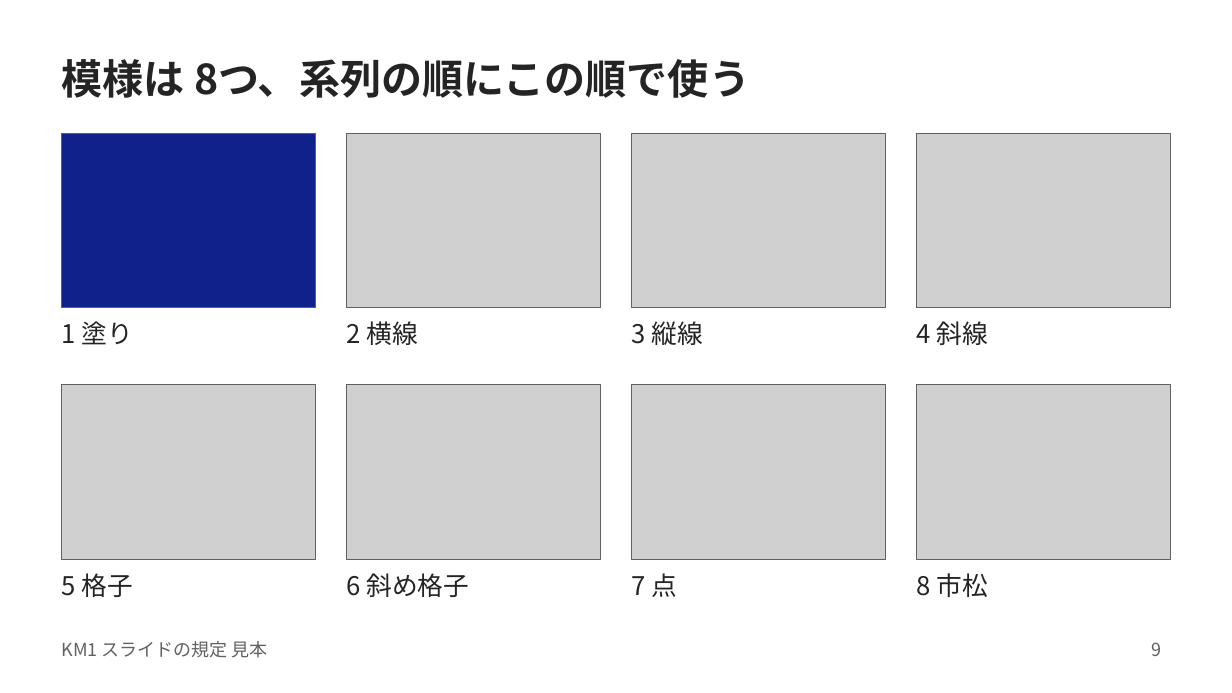
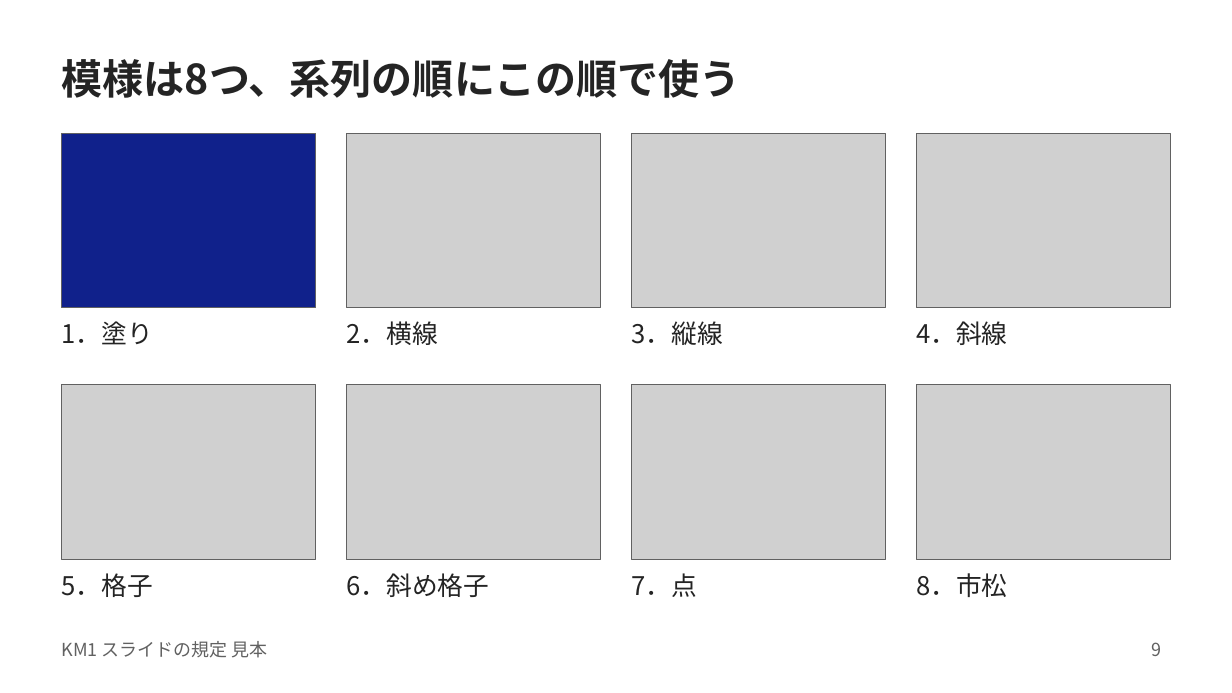
Before and after one commit to kami2news/km1-design-system, a slide deck: slide 9 of dist/KM1_スライド見本.pptx. Drawn at 1232x693 pixels with LibreOffice and Linux fonts; fonts in the diff are those of the drawing; grey boxes stand for pictures. Boxes give left, top, right and bottom in pixels: in the first picture for what was removed or moved away, otherwise in the second. Text is boxed around its words. In the diff, an @@ line names an element or a change of style, - is before the commit and + after.

```diff
--- a/dist/KM1_スライド見本.pptx
+++ b/dist/KM1_スライド見本.pptx
@@ title at (62, 59, 741, 98): spaces changed @@
-模様は 8つ、系列の順にこの順で使う
+模様は8つ、系列の順にこの順で使う
@@ text at (62, 321, 153, 345): text changed @@
-1 塗り
+1．塗り
@@ text at (346, 321, 437, 345): text changed @@
-2 横線
+2．横線
@@ text at (631, 321, 722, 345): text changed @@
-3 縦線
+3．縦線
@@ text at (916, 321, 1007, 345): text changed @@
-4 斜線
+4．斜線
@@ text at (62, 573, 153, 597): text changed @@
-5 格子
+5．格子
@@ text at (346, 573, 489, 597): text changed @@
-6 斜め格子
+6．斜め格子
@@ text at (631, 573, 697, 597): text changed @@
-7 点
+7．点
@@ text at (916, 573, 1007, 597): text changed @@
-8 市松
+8．市松
```
Also in this commit, not shown: 7 other slides changed, 7 other files.
